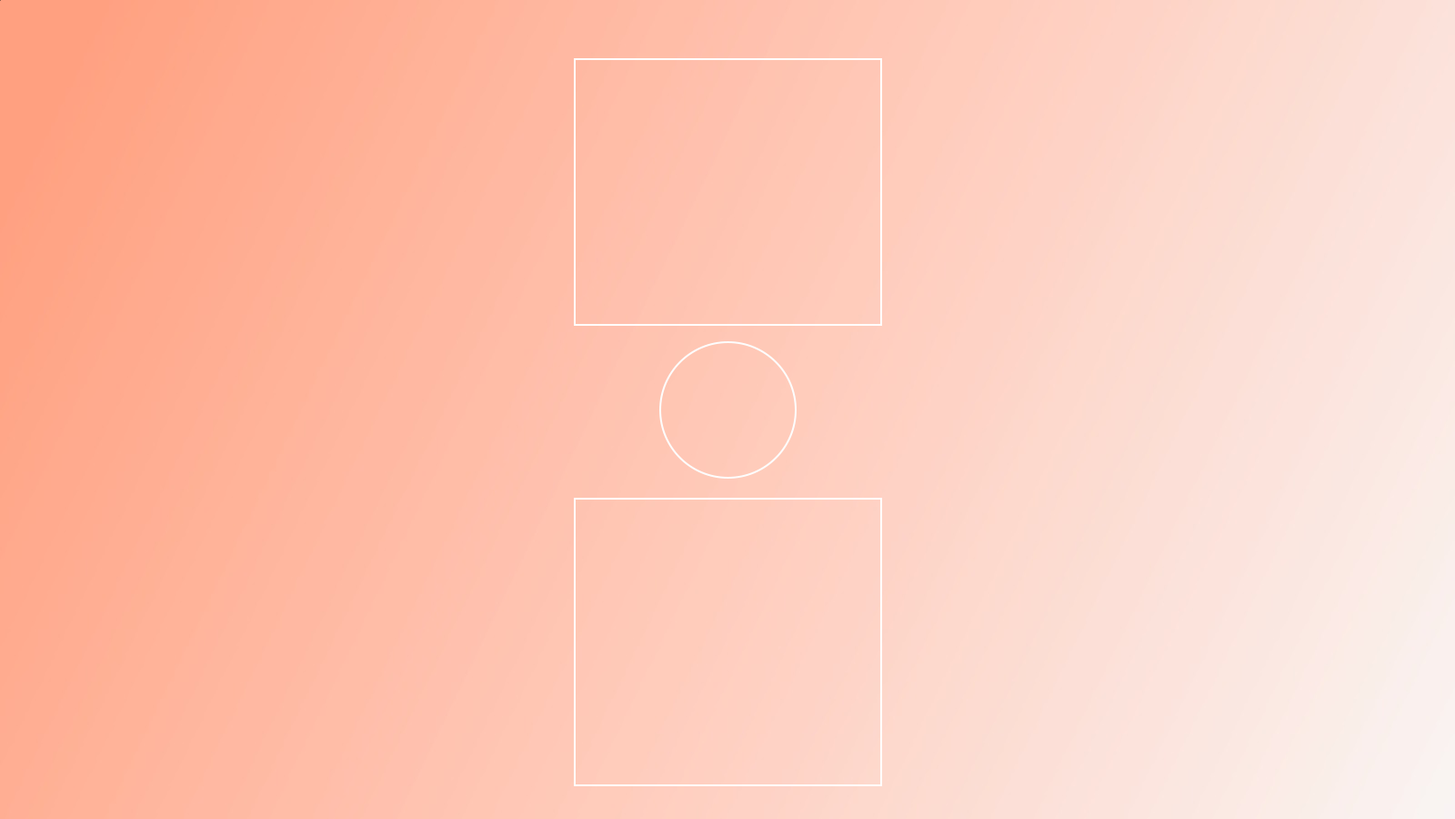
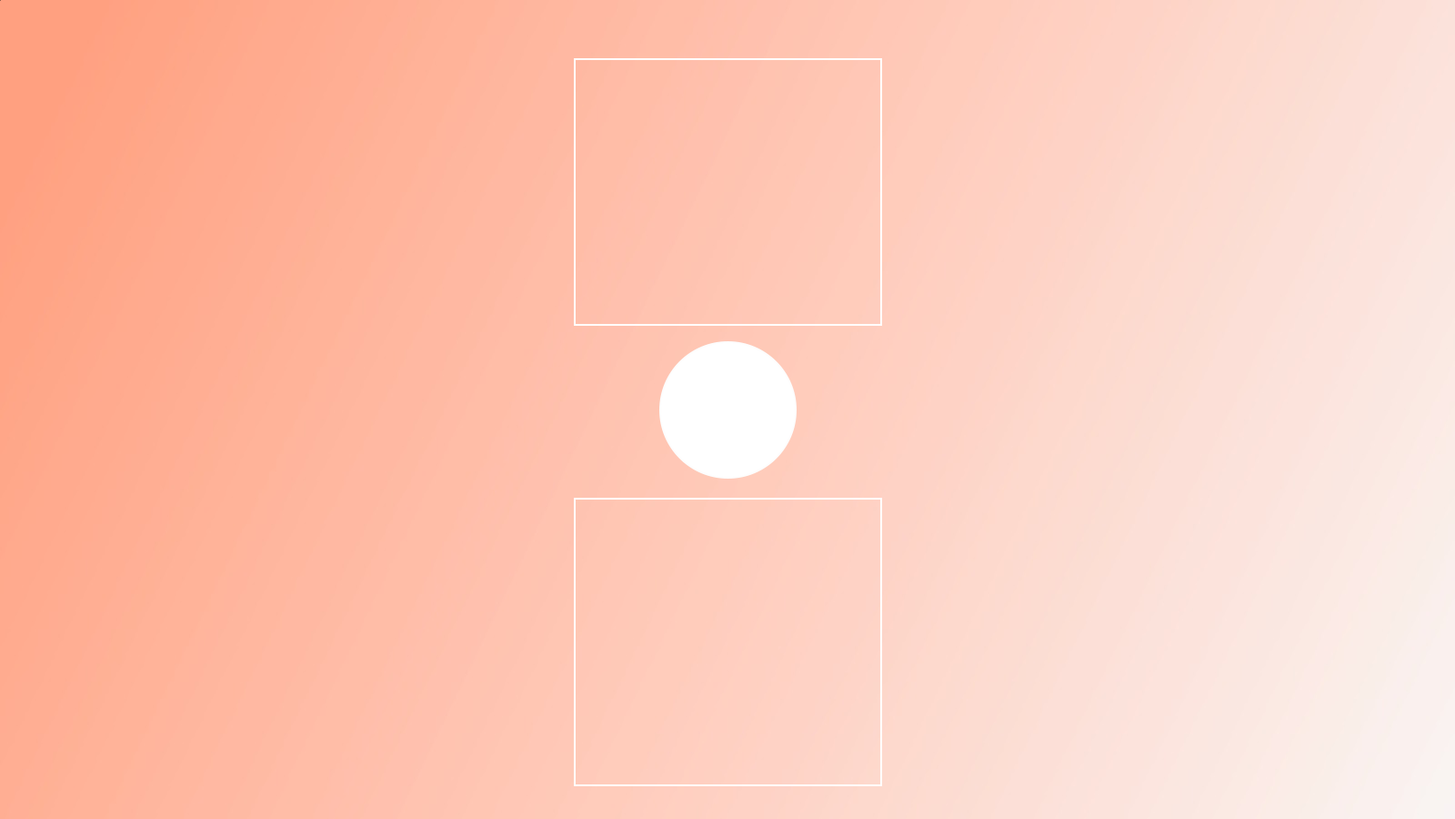
The second (1455, 819) image is a revision of the first. Changes to its layers:
painted on "Elipse 1" over left=661, top=342, right=795, bottom=477
